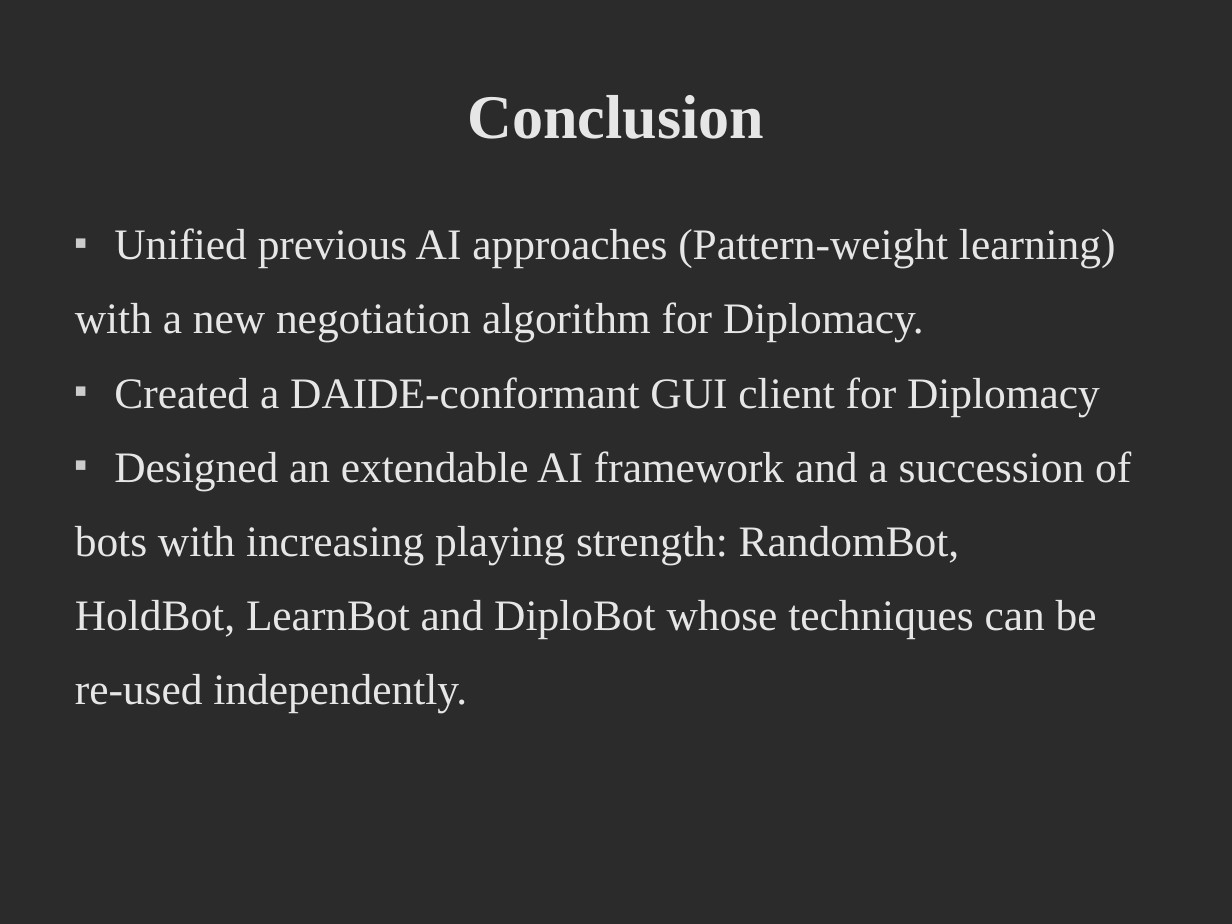
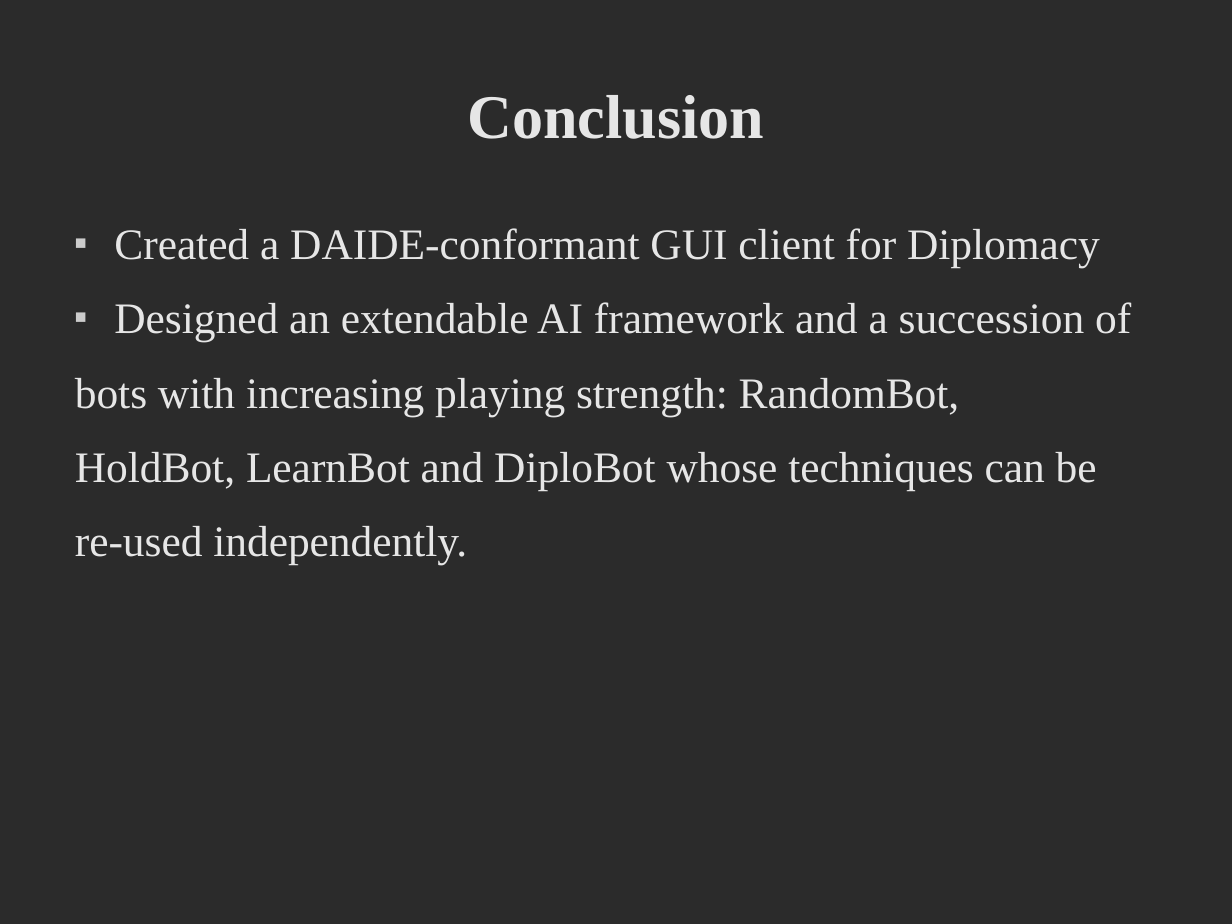
Before and after one commit to deltaluca/flappy, a slide deck: slide 15 of Presentation/ProjectDemonstration.odp (slide 8 before the commit). Drawn at 1232x924 pixels with LibreOffice and Linux fonts; fonts in the diff are those of the drawing; background and template pictures are left out; a plain dark background stands for a picture behind light text. Boxes give left, top, right and bottom in pixels: in the first picture for what was removed or moved away, otherwise in the second. Text is boxed around its words. In the diff, an @@ line names an element or a change of style, - is before the commit and + after.

```diff
--- a/Presentation/ProjectDemonstration.odp
+++ b/Presentation/ProjectDemonstration.odp
@@ text at [75,228,1116,342]: paragraphs removed @@
-■ Unified previous AI approaches (Pattern-weight learning)
-with a new negotiation algorithm for Diplomacy.
```
Also in this commit, not shown: 2 other slides changed, 10 slides added, 4 slides removed.
